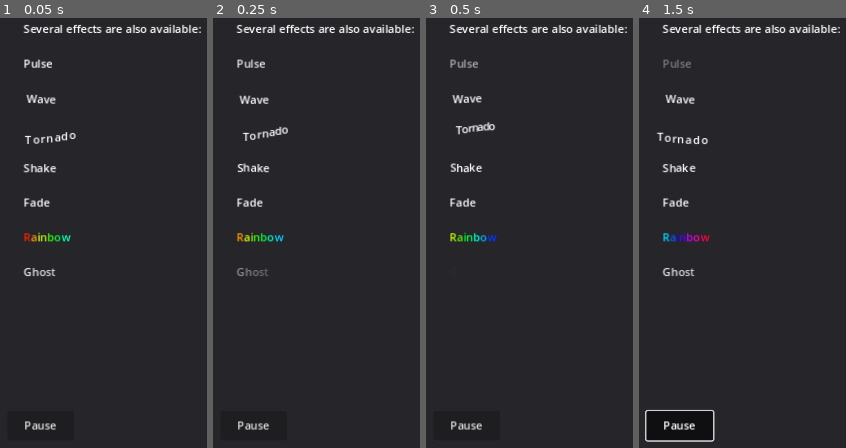
Above: before the commit, frames 1-4 (left to right).
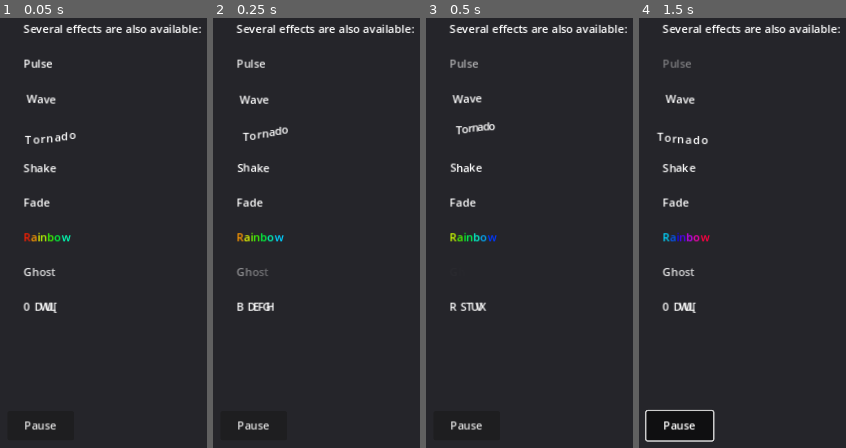
Above: after the commit, the same moments.

Repository: tommyettinger/textratrader
Game: Godot game, scene res://rich_text_bbcode.tscn
The game is run twice, just before and just after one commit, with the same random seed, the same clock (stepped at 60 frames per second) and the same inputs.
Inputs:
- Up to frame 1 (0.05 s): no input
- Up to frame 2 (0.25 s): no input
- Up to frame 3 (0.5 s): no input
- Up to frame 4 (1.5 s): click "Pause" at 1.25 s

The runs differ from the first frame. In frame 1, 0.3% of the frame differs, in the area x 11-28%, y 66-69%; in frame 2, 0.3%, in the area x 11-30%, y 66-69%; in frame 3, 0.3%; in frame 4, 0.3%.

Commit message:
We haven't entered this Matrix just yet.

Diff:
--- a/rich_text_bbcode.tscn
+++ b/rich_text_bbcode.tscn
@@ -1,12 +1,16 @@
-[gd_scene load_steps=7 format=3 uid="uid://oeg5vj7lpjw0"]
+[gd_scene load_steps=9 format=3 uid="uid://oeg5vj7lpjw0"]
 
 [ext_resource type="Script" path="res://rich_text_bbcode.gd" id="1"]
 [ext_resource type="Script" path="res://rich_text_ghost.gd" id="2_ud7cv"]
+[ext_resource type="Script" path="res://rich_text_matrix.gd" id="3_b2nbq"]
 
 [sub_resource type="StyleBoxEmpty" id="StyleBoxEmpty_q1hwu"]
 
 [sub_resource type="RichTextEffect" id="RichTextEffect_qpjrg"]
 script = ExtResource("2_ud7cv")
+
+[sub_resource type="RichTextEffect" id="RichTextEffect_42avl"]
+script = ExtResource("3_b2nbq")
 
 [sub_resource type="InputEventAction" id="InputEventAction_eu7pn"]
 action = &"toggle_pause"
@@ -66,9 +70,11 @@
 
 [rainbow freq=0.4 val=1 sat=1]Rainbow[/rainbow]
 
-[ghost freq=5.0 span=10.0]Ghost[/ghost]"
+[ghost freq=5.0 span=10.0]Ghost[/ghost]
+
+[matrix clean=2.0 dirty=1.0 span=50 speed=1]Matrix[/matrix]"
 context_menu_enabled = true
-custom_effects = [SubResource("RichTextEffect_qpjrg")]
+custom_effects = [SubResource("RichTextEffect_qpjrg"), SubResource("RichTextEffect_42avl")]
 selection_enabled = true
 
 [node name="Pause" type="Button" parent="."]
--- /dev/null
+++ b/rich_text_matrix.gd
@@ -0,0 +1,34 @@
+@tool
+extends RichTextEffect
+class_name RichTextMatrix
+
+# Syntax: [matrix clean=2.0 dirty=1.0 span=50 speed=0.7]Matrix[/matrix]
+
+# Define the tag name.
+var bbcode = "matrix"
+
+# Gets TextServer for retrieving font information.
+func get_text_server():
+	return TextServerManager.get_primary_interface()
+
+func _process_custom_fx(char_fx):
+	# Get parameters, or use the provided default value if missing.
+	var clear_time = char_fx.env.get("clean", 2.0)
+	var dirty_time = char_fx.env.get("dirty", 1.0)
+	var text_span = char_fx.env.get("span", 50)
+	var speed = char_fx.env.get("speed", 1.0)
+
+	var value = char_fx.glyph_index
+
+	var matrix_time = fmod(char_fx.elapsed_time + (char_fx.range.x / float(text_span)), \
+						   clear_time + dirty_time)
+
+	matrix_time = 0.0 if matrix_time < clear_time else \
+				  (matrix_time - clear_time) / dirty_time
+
+	if matrix_time > 0.0:
+		value = int(speed * matrix_time * (126 - 65))
+		value %= (126 - 65)
+		value += 65
+	char_fx.glyph_index = get_text_server().font_get_glyph_index(char_fx.font, 1, value, 0)
+	return true
